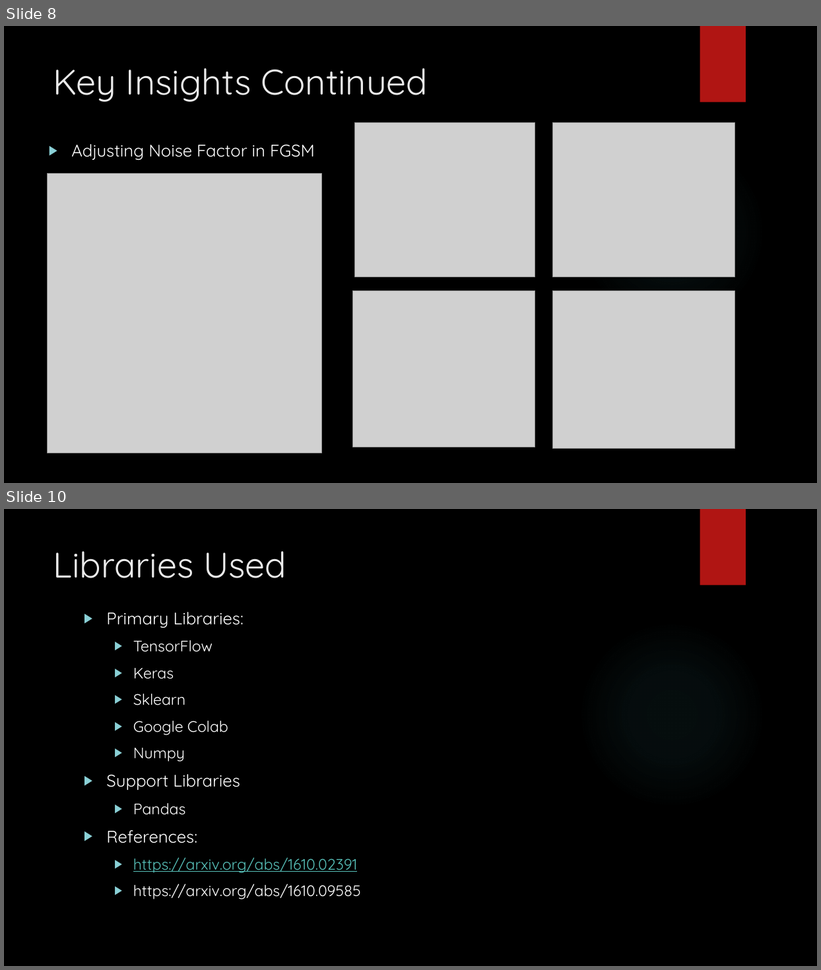
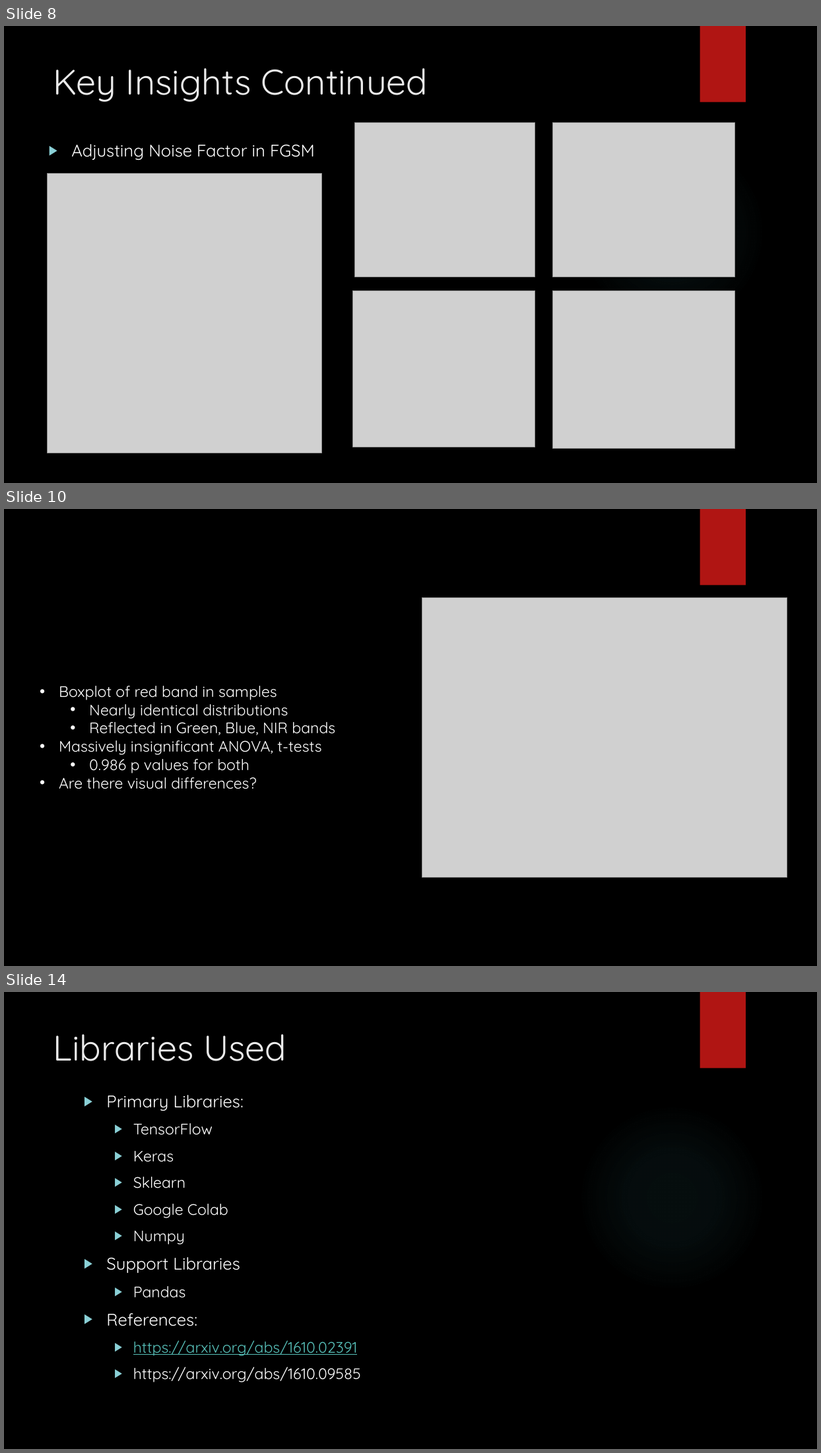
Before and after one commit to sgmurphy00/TOOLS1, a slide deck: Comp4447_Final_Project.pptx. Shown one above the other, each under a label of ours: slides 8 and 10 before the commit, slides 8, 10 and 14 after it; the slides between them are not shown. The pictures are 821x970 and 821x1453 pixels, drawn with LibreOffice and Linux fonts; fonts in the diff are those of the drawing; grey boxes stand for pictures; background and template pictures are left out. Boxes give left, top, right and bottom in pixels: in the first picture for what was removed or moved away, otherwise in the second. Text is boxed around its words. In the diff, an @@ line names an element or a change of style, - is before the commit and + after.

```diff
--- a/Comp4447_Final_Project.pptx
+++ b/Comp4447_Final_Project.pptx
@@ slide 10 added at bbox=[4, 509, 817, 966], background picture (left out); not listed: 1 template element that a slide beside it also shows @@
@@ picture added at bbox=[422, 598, 788, 878] @@
@@ text added at bbox=[59, 686, 335, 789], 18 pt, text #FFFFFF @@
+• Boxplot of red band in samples
+  • Nearly identical distributions
+  • Reflected in Green, Blue, NIR bands
+• Massively insignificant ANOVA, t-tests
+  • 0.986 p values for both
+• Are there visual differences?
@@ what was slide 10 is now slide 14 @@
```
Also in this commit, not shown: 5 slides changed, 4 other slides added, 1 slide removed.
